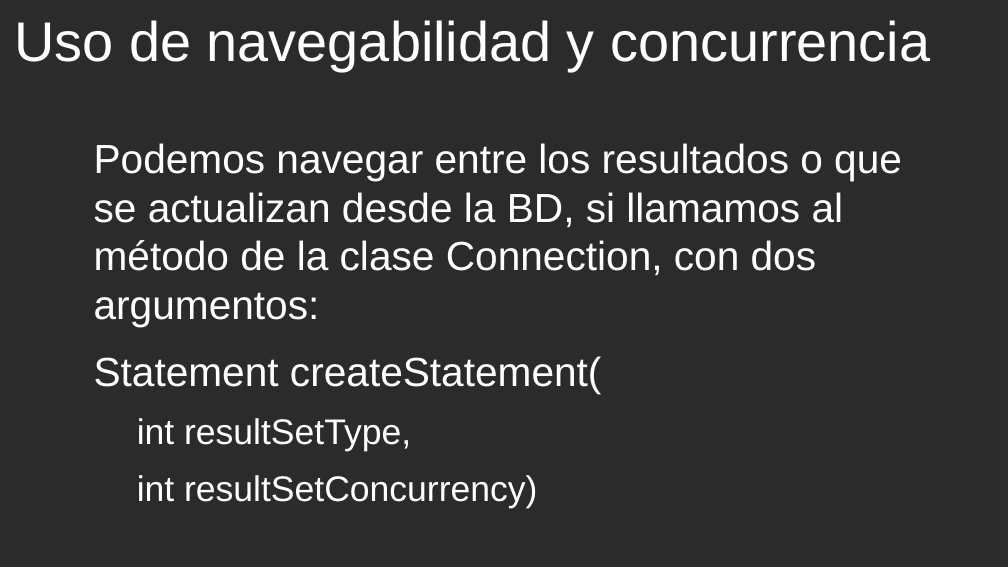
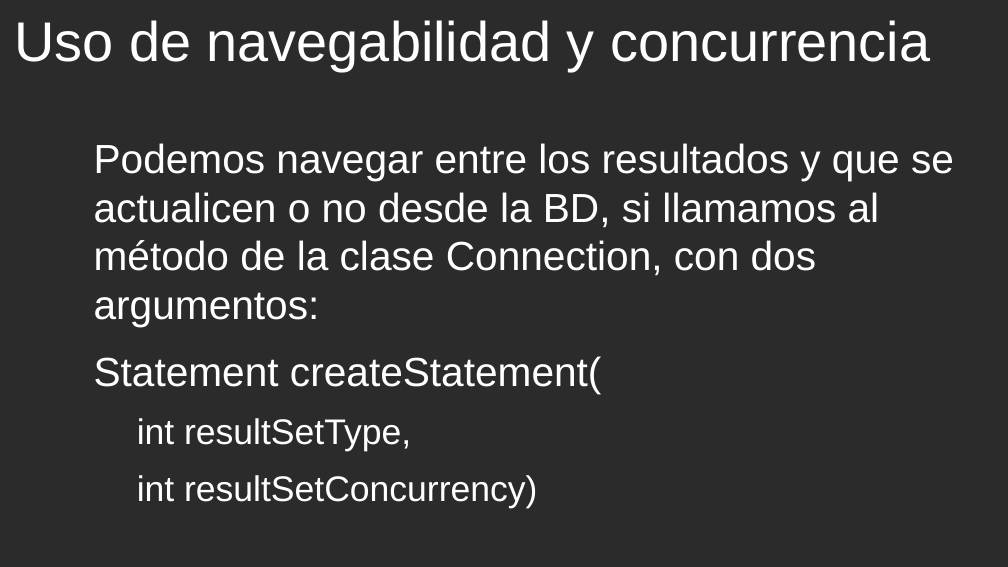
Before and after one commit to cmorenoruiz/ApuntesProgramacion, a slide deck: slide 29 of Unidad 13 Acceso a Bases de Datos/Acceso a BD Presentación para clase.odp. Drawn at 1008x567 pixels with LibreOffice and Linux fonts; fonts in the diff are those of the drawing; background and template pictures are left out; a plain dark background stands for a picture behind light text. Boxes give left, top, right and bottom in pixels: in the first picture for what was removed or moved away, otherwise in the second. Text is boxed around its words. In the diff, an @@ line names an element or a change of style, - is before the commit and + after.

```diff
--- a/Unidad 13 Acceso a Bases de Datos/Acceso a BD Presentación para clase.odp
+++ b/Unidad 13 Acceso a Bases de Datos/Acceso a BD Presentación para clase.odp
@@ text at [94,143,954,327]: text changed @@
-Podemos navegar entre los resultados o que se actualizan desde la BD, si llamamos al método de la clase Connection, con dos argumentos:
+Podemos navegar entre los resultados y que se actualicen o no desde la BD, si llamamos al método de la clase Connection, con dos argumentos:
```
Also in this commit, not shown: 2 other slides changed.
